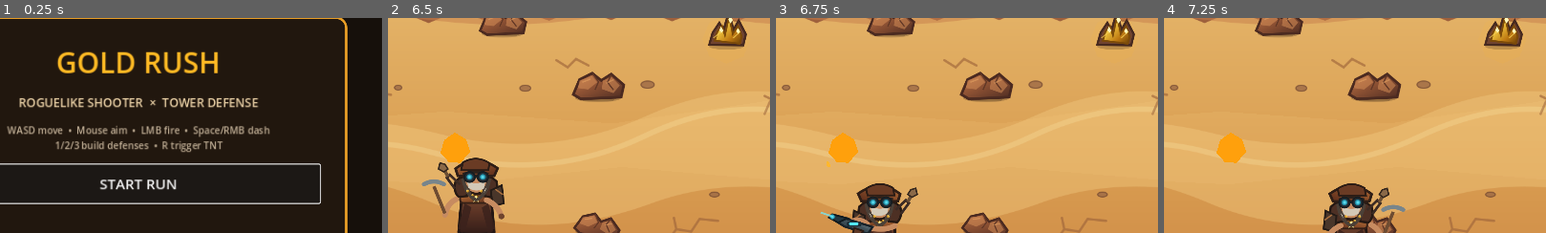
Above: before the commit, frames 1-4 (left to right).
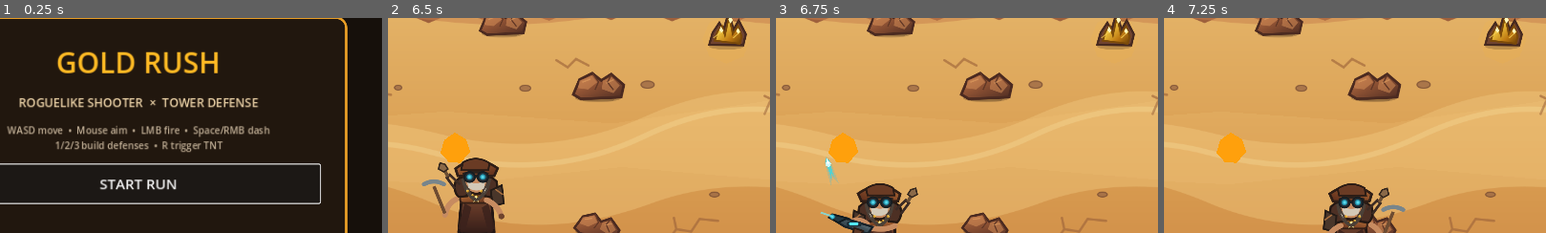
Above: after the commit, the same moments.

Repository: motomotoo1997-art/monster-quest
Game: Godot game, scene res://scenes/main/Main.tscn
The game is run twice, just before and just after one commit, with the same random seed, the same clock (stepped at 60 frames per second) and the same inputs.
Inputs (mouse positions are % of the whole screen's width and height, from its top left):
- Up to frame 1 (0.25 s): no input
- Up to frame 2 (6.5 s): click "START RUN" at 0.5 s; tap Enter at 1.25 s; move the mouse to (72, 45) at 1.27 s; hold D (move_right) 1.28-2.03 s; tap E (ability_e) at 1.35 s; move the mouse to (30, 55) at 2.02 s; hold S (move_down) 2.03-2.78 s; tap Q (ability_q) at 2.1 s; move the mouse to (60, 28) at 2.77 s; hold D (move_right) 2.78-3.53 s; tap R (ability_r) at 2.85 s; move the mouse to (45, 70) at 3.52 s; hold W (move_up) 3.53-4.28 s; tap 1 (build_1) at 3.6 s; move the mouse to (80, 65) at 4.27 s; hold A (move_left) 4.28-5.78 s; tap 2 (build_2) at 4.35 s; move the mouse to (20, 35) at 5.02 s; tap 3 (build_3) at 5.1 s; tap Space (dash) at 5.75, 5.85 s; move the mouse to (55, 50) at 5.77 s; hold S (move_down) from 5.78 s (still down)
- Up to frame 3 (6.75 s): move the mouse to (35, 25) at 6.52 s; release S (move_down) at 6.53 s; hold D (move_right) from 6.53 s (still down); click (35, 25) at 6.6 s
- Up to frame 4 (7.25 s): keep holding D (move_right)
The pictures show only the part of the screen within x 32-82%, y 20-70%; the shares and areas given below are measured in that part.

Frames 1-2 are identical in both runs. In frame 3, 0.2% of the frame differs, in the area x 12-17%, y 64-78%; in frame 4, nothing differs.

Commit message:
art: add cyan energy projectile trail

Diff:
--- a/gold-rush-roguelike/scenes/combat/Projectile.tscn
+++ b/gold-rush-roguelike/scenes/combat/Projectile.tscn
@@ -6,6 +6,7 @@
 radius = 4.0
 
 [node name="Projectile" type="Area2D"]
+z_index = 12
 collision_layer = 0
 collision_mask = 6
 monitoring = true
@@ -15,6 +16,18 @@
 [node name="CollisionShape2D" type="CollisionShape2D" parent="."]
 shape = SubResource("CircleShape2D_projectile")
 
+[node name="TrailSoft" type="Polygon2D" parent="."]
+polygon = PackedVector2Array(-36,-7,5,-5,13,0,5,5,-36,7,-23,0)
+color = Color(0.05,0.76,1,0.20)
+
+[node name="Trail" type="Polygon2D" parent="."]
+polygon = PackedVector2Array(-25,-3,4,-3,12,0,4,3,-25,3,-15,0)
+color = Color(0.08,0.88,1,0.62)
+
 [node name="Visual" type="Polygon2D" parent="."]
-polygon = PackedVector2Array(-7, 0, -2, -3, 7, 0, -2, 3)
-color = Color(1, 0.72, 0.18, 1)
+polygon = PackedVector2Array(-6,0,-1,-5,10,0,-1,5)
+color = Color(0.80,0.98,1,1)
+
+[node name="Core" type="Polygon2D" parent="."]
+polygon = PackedVector2Array(-2,0,2,-2,8,0,2,2)
+color = Color(1,1,1,1)
